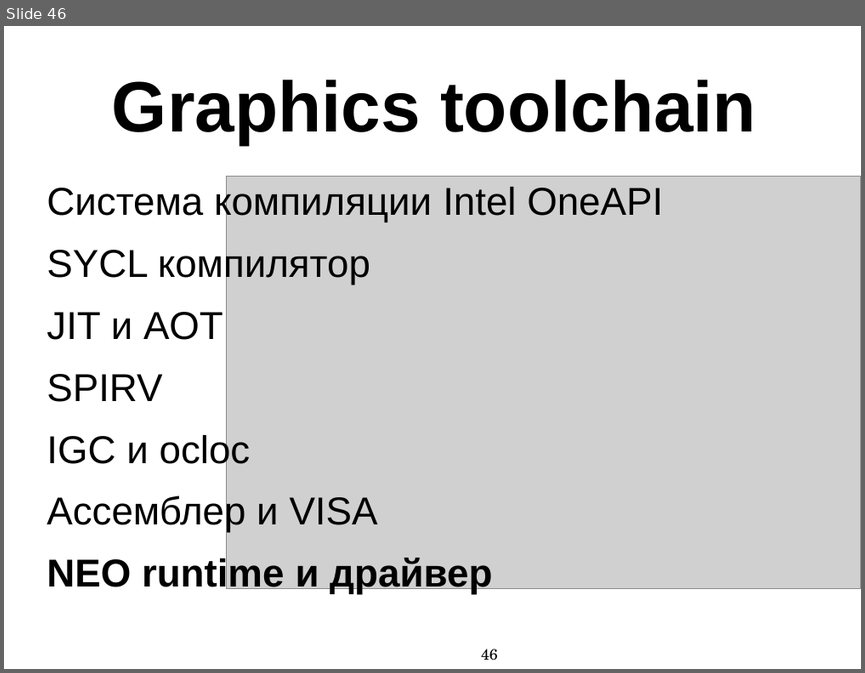
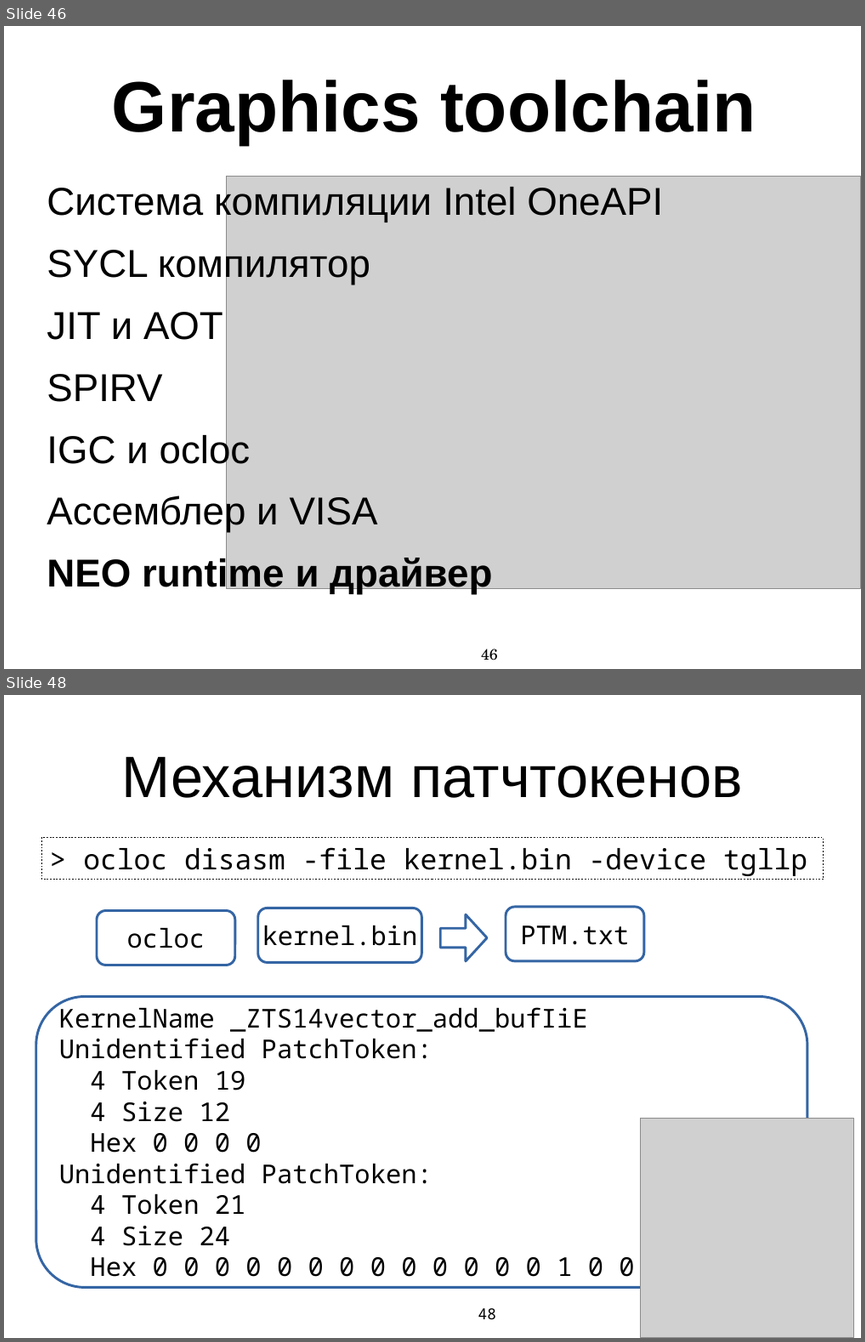
Before and after one commit to MIPT-ILab/cpp-lects-rus, a slide deck: other_lects/toolchain_lect/slides/graphics_toolchain_complete_ppt.pptx. Shown one above the other, each under a label of ours: slide 46 before the commit, slides 46 and 48 after it; the slides between them are not shown. The pictures are 865x673 and 865x1342 pixels, drawn with LibreOffice and Linux fonts; fonts in the diff are those of the drawing; grey boxes stand for pictures. Boxes give left, top, right and bottom in pixels: in the first picture for what was removed or moved away, otherwise in the second. Text is boxed around its words. In the diff, an @@ line names an element or a change of style, - is before the commit and + after.

Commit message:
Adding memory for offloads slide pack and pictures

```diff
--- a/other_lects/toolchain_lect/slides/graphics_toolchain_complete_ppt.pptx
+++ b/other_lects/toolchain_lect/slides/graphics_toolchain_complete_ppt.pptx
@@ slide 48 added at (4,695,861,1338), background #FFFFFF @@
@@ title added at (121,756,743,798), 54 pt, text #000000 @@
+Механизм патчтокенов
@@ rectangle added at (42,837,823,879), outline #000000 0.51 pt, 26 pt, text #000000 @@
+> ocloc disasm -file kernel.bin -device tgllp
@@ freeform shape added at (97,910,235,964), outline #3465A4 2.3 pt, 24 pt, text #000000 @@
+ocloc
@@ freeform shape added at (258,908,422,963), outline #3465A4 2.3 pt, 24 pt, text #000000 @@
+kernel.bin
@@ freeform shape added at (440,914,487,961), fill #FFFFFF, outline #3465A4 2.3 pt @@
@@ freeform shape added at (506,907,644,961), outline #3465A4 2.3 pt, 24 pt, text #000000 @@
+PTM.txt
@@ freeform shape added at (36,997,807,1287), fill #FFFFFF, outline #3465A4 2.3 pt, 24 pt, text #000000 @@
+KernelName _ZTS14vector_add_bufIiE
+Unidentified PatchToken:
+4 Token 19
+4 Size 12
+Hex 0 0 0 0
+Unidentified PatchToken:
+4 Token 21
+4 Size 24
+Hex 0 0 0 0 0 0 0 0 0 0 0 0 0 1 0 0
@@ picture added at (640,1118,854,1338) @@
@@ page number added at (478,1308,496,1320), 14 pt, text #000000 @@
+48
```
Also in this commit, not shown: 2 slides changed, 1 other slide added, 1 slide removed, 12 other files.
